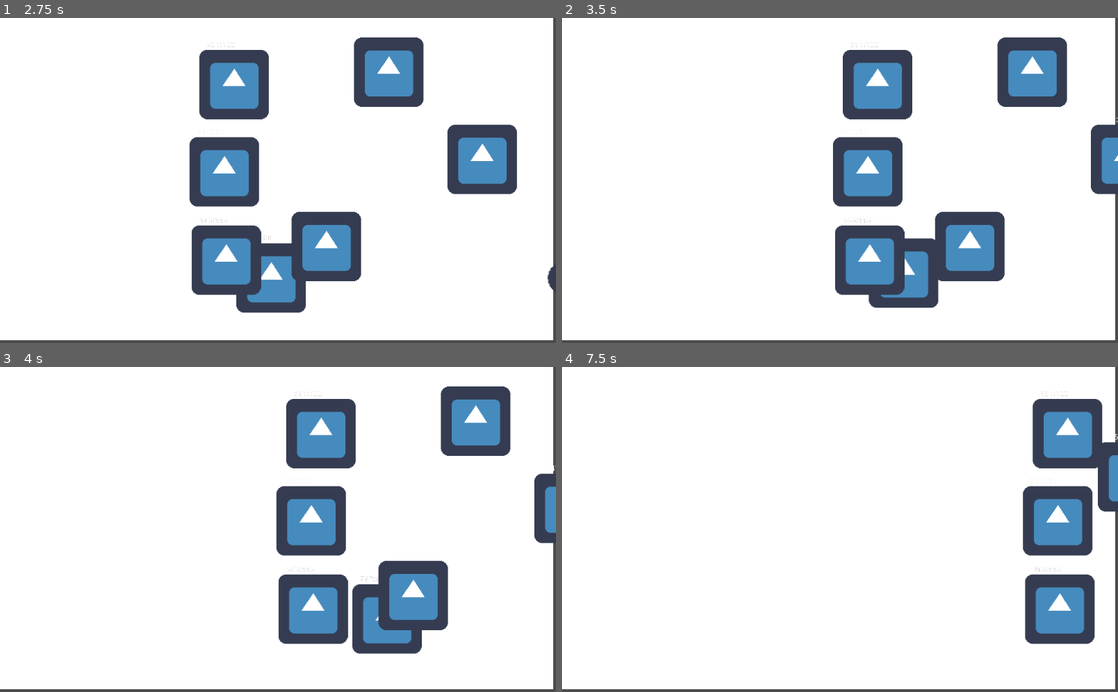
Above: before the commit, frames 1-4 (two rows, left to right).
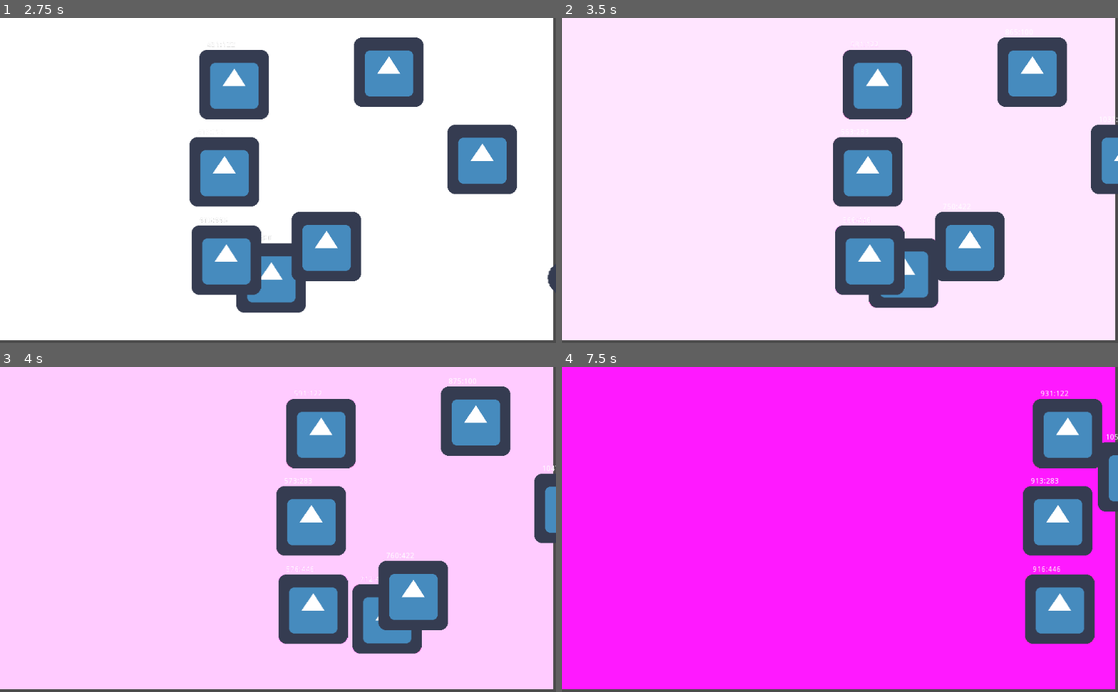
Above: after the commit, the same moments.

Repository: DoubleZZ/coursGit
Game: Godot game, scene res://Main.tscn
The game is run twice, just before and just after one commit, with the same random seed, the same clock (stepped at 60 frames per second) and the same inputs. The engine's default icon, where the game draws it, is replaced by a stand-in: a white triangle on a blue panel in a dark square.
Inputs:
- Up to frame 1 (2.75 s): tap Enter at 0.5 s; hold Right (ui_right) 0.53-1.28 s; tap Space at 2 s; hold Right (ui_right) from 2.03 s (still down)
- Up to frame 2 (3.5 s): keep holding Right (ui_right)
- Up to frame 3 (4 s): release Right (ui_right) at 3.53 s
- Up to frame 4 (7.5 s): hold Right (ui_right) from 5.78 s (still down)

Frame 1 is identical in both runs. In frame 2, 83% of the frame differs, in the area x 0-100%, y 0-100%; in frame 3, 83%; in frame 4, 90%.
Error before the commit: Parse Error: The identifier "kikoulol" isn't declared in the current scope. (res://ColorRect.gd:16)

Commit message:
A mort le kikoulol

Diff:
--- a/ColorRect.gd
+++ b/ColorRect.gd
@@ -13,4 +13,4 @@
 		self.color = Color(1-(timer-13)/5.0,min(1,1-(timer-3)/5.0),1-(timer-8)/5.0)
 
 
-		kikoulol
+		var kikoulol
